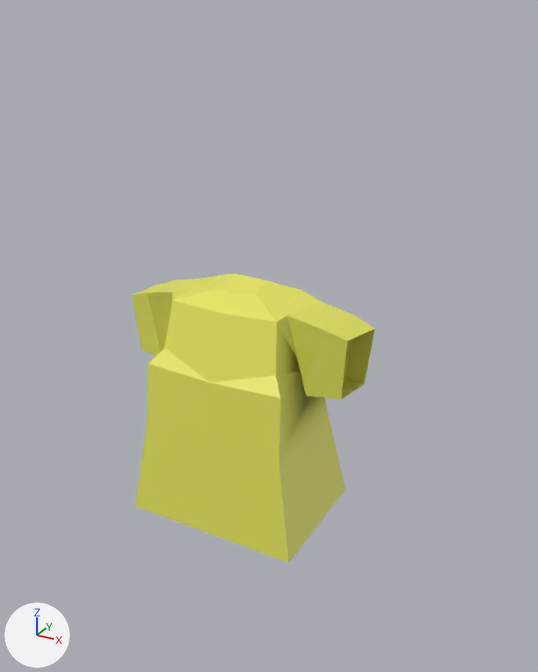
The glTF model public/images/characters/outfit/tshirt.glb as it was, and as the next commit left it.
Before and after are seen from a 50 mm camera at (0.866, -1.453, 1.569) aimed at (0.043, 0.044, 0.82). The lights are fixed; the arrows at lower left show +X, +Y and +Z. The picture after the commit comes second. Where no turn or scale is listed for an object, it has been applied to the vertices.

Objects in the first picture: 'tshirt'.
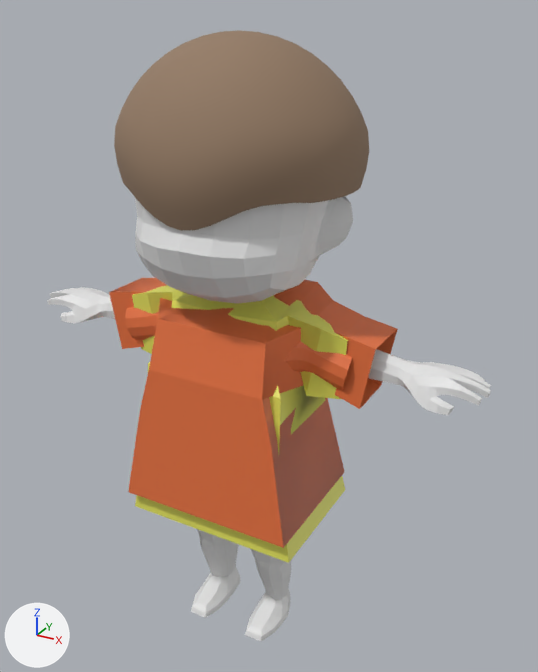
The change, as a list of edits to the scene's bpy script:
```text
Add mat_material:
    mat_material = principled_material('Material')
    mat_material.base_color = (0.8, 0.169, 0.05)  # orange #e7723f
Add mat_hairmat:
    mat_hairmat = principled_material('HairMat')
    mat_hairmat.base_color = (0.3, 0.2, 0.13)  # brown #957c65
    mat_hairmat.roughness = 0.85
Add me_cube_003:
    me_cube_003.from_pydata(...)  # 54 vertices, 92 faces; spans x -0.369..0.369, y -0.21..0.146, z -0.275..0.281
    me_cube_003.materials.append(mat_material)  # orange #e7723f
Add me_hair_boy_2_002:
    me_hair_boy_2_002.from_pydata(...)  # 577 vertices, 1104 faces; spans x -0.285..0.285, y -0.275..0.259, z 1.143..1.527
    me_hair_boy_2_002.materials.append(mat_hairmat)  # brown #957c65
Add me_cube_004:
    me_cube_004.from_pydata(...)  # 54 vertices, 92 faces; spans x -0.377..0.361, y -0.21..0.146, z 0.415..0.971
    me_cube_004.materials.append(mat_material)  # orange #e7723f
Add me_cube_001:
    me_cube_001.from_pydata(...)  # 774 vertices, 1472 faces; spans x -0.322..0.307, y -0.188..0.157, z 0.413..0.97
    me_cube_001.materials.append(mat_material)  # orange #e7723f
Add me_cube_008:
    me_cube_008.from_pydata(...)  # 1029 vertices, 2042 faces; spans x -0.607..0.607, y -0.263..0.245, z 0.0..1.5
Add ob_cube_001:
    ob_cube_001 = bpy.data.objects.new('Cube.001', me_cube_003)
    ob_cube_001.location = (-0.008, 0.0, 0.69)
Add ob_hair_boy_2:
    ob_hair_boy_2 = bpy.data.objects.new('Hair_Boy_2', me_hair_boy_2_002)
    ob_hair_boy_2.location = (0.0, 0.0, 0.0)
Add ob_tshirt2_001:
    ob_tshirt2_001 = bpy.data.objects.new('tshirt2.001', me_cube_004)
    ob_tshirt2_001.location = (0.0, 0.0, 0.0)
Add ob_tshirt2:
    ob_tshirt2 = bpy.data.objects.new('tshirt2', me_cube_001)
    ob_tshirt2.location = (0.0, 0.0, 0.0)
Add ob_cube_004:
    ob_cube_004 = bpy.data.objects.new('Cube.004', me_cube_008)
    ob_cube_004.location = (0.0, 0.0, 0.0)
```

Where the change shows, as pixel boxes (x1, y1, x2, y2) in the pictures (538 x 672 px):
'Hair_Boy_2', added (brown): after (114, 30, 369, 231)
'tshirt2.001', added (orange): after (109, 278, 398, 548)
'Cube.004', added: after (47, 196, 491, 641)
'Cube.001', added: after (111, 278, 379, 547)
'tshirt2', added: after (125, 307, 352, 391)
'tshirt', unchanged, covered by the edit: before (132, 273, 375, 563); after (132, 285, 349, 563)
